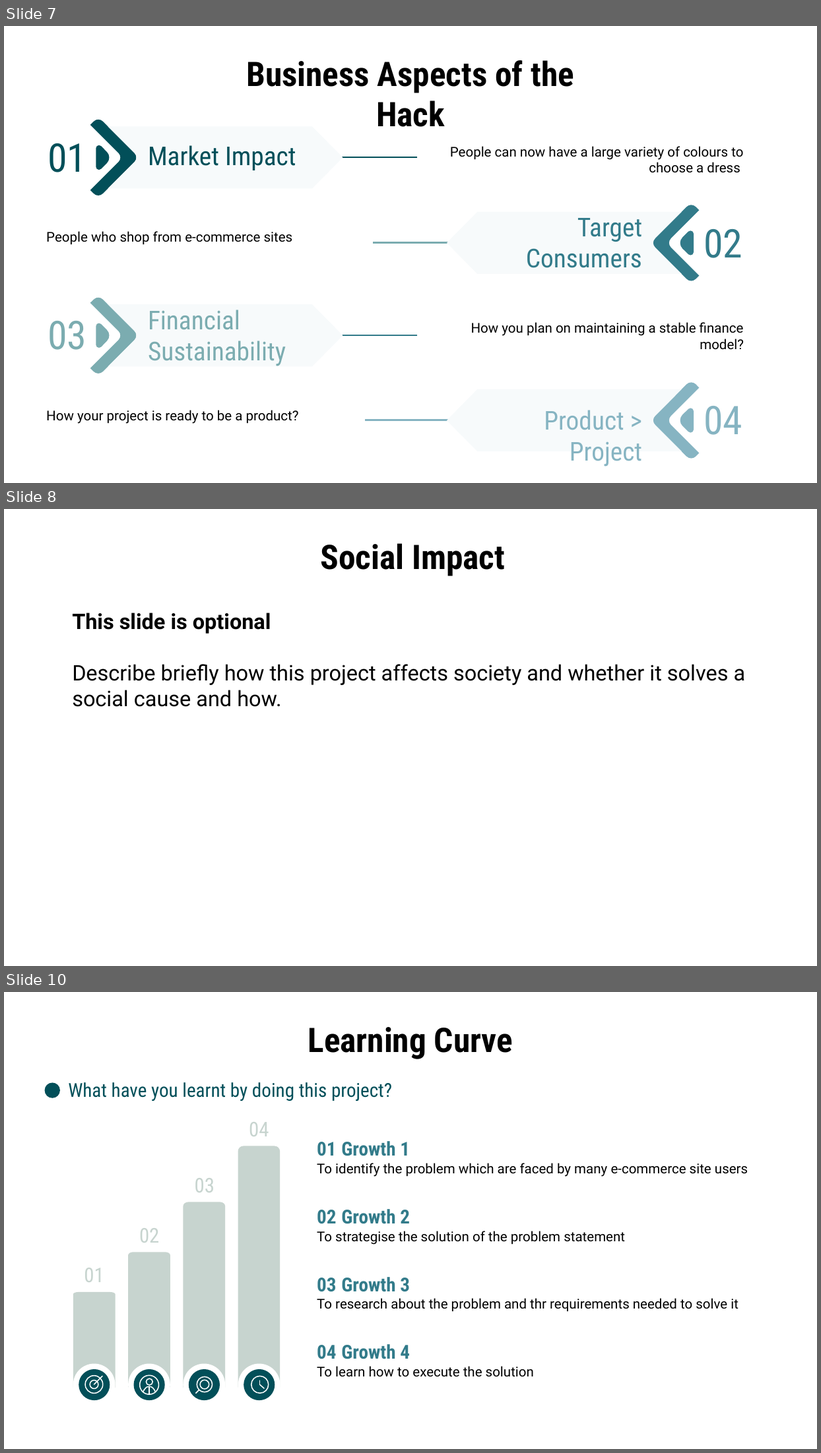
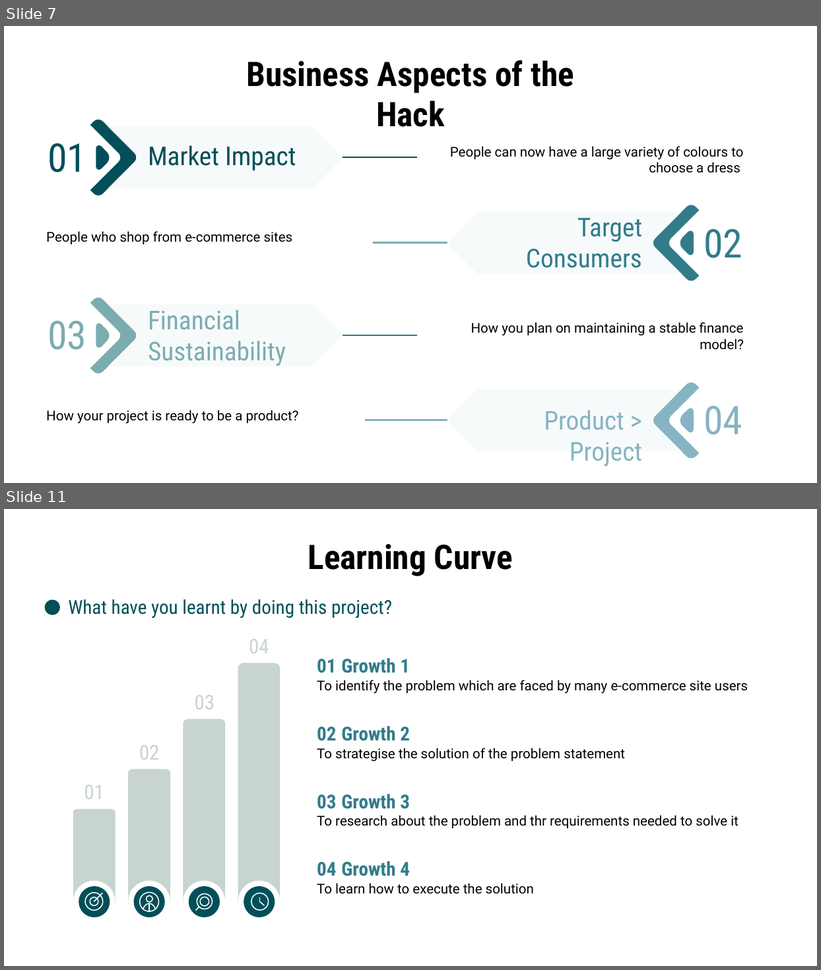
Before and after one commit to GyaneshSamanta/Electrothon-2021-EcommerceV2.0, a slide deck: Problem B Presentation.pptx. Shown one above the other, each under a label of ours: slides 7, 8 and 10 before the commit, slides 7 and 11 after it; the slides between them are not shown. The pictures are 821x1453 and 821x970 pixels, drawn with LibreOffice and Linux fonts; fonts in the diff are those of the drawing. Boxes give left, top, right and bottom in pixels: in the first picture for what was removed or moved away, otherwise in the second. Text is boxed around its words. In the diff, an @@ line names an element or a change of style, - is before the commit and + after.

```diff
--- a/Problem B Presentation.pptx
+++ b/Problem B Presentation.pptx
@@ slide 8 removed at (x1=4, y1=509, x2=817, y2=966), background #FFFFFF @@
@@ title removed at (x1=321, y1=543, x2=505, y2=576) @@
-Social Impact
@@ title removed at (x1=72, y1=613, x2=746, y2=707) @@
-This slide is optional
-Describe briefly how this project affects society and whether it solves a social cause and how.
@@ what was slide 10 is now slide 11 @@
```
Also in this commit, not shown: 2 slides changed, 3 slides added, 1 other slide removed.
